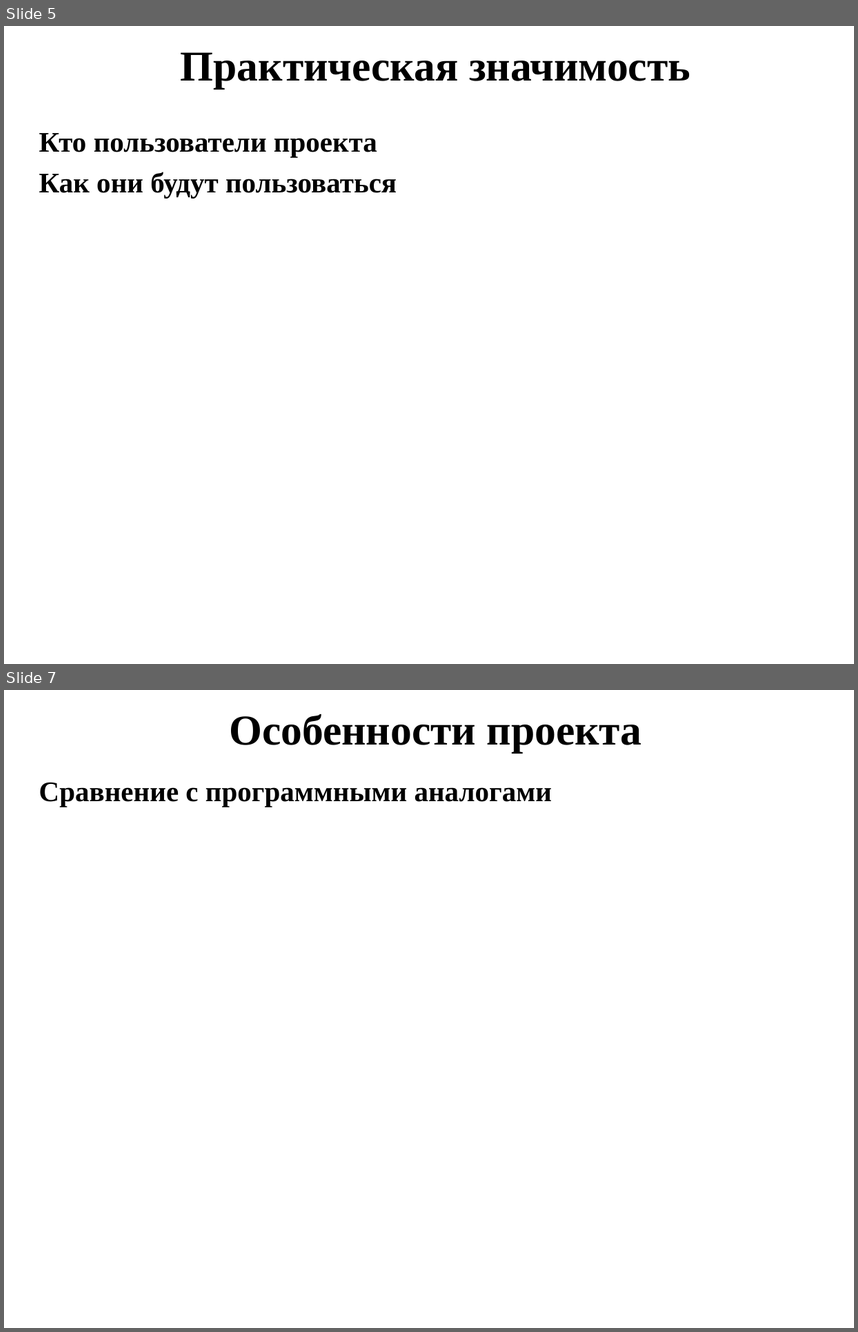
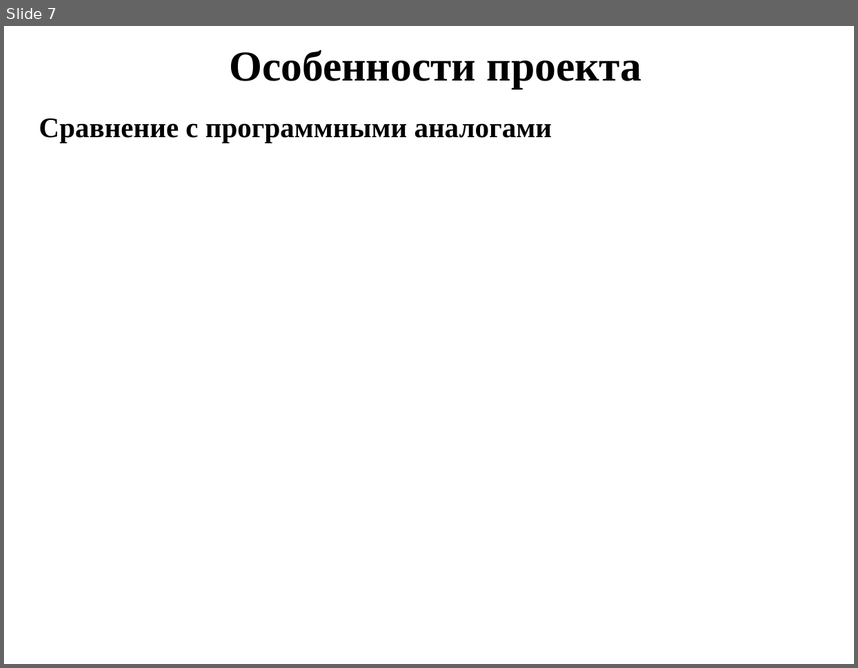
Before and after one commit to AntonSidorov1/DiplomProject, a slide deck: сидоров антон дмитриевич, Группа 493 - Презентация.pptx. Shown one above the other, each under a label of ours: slides 5 and 7 before the commit, slide 7 after it; the slides between them are not shown. The pictures are 858x1332 and 858x668 pixels, drawn with LibreOffice and Linux fonts; fonts in the diff are those of the drawing; background and template pictures are left out. Boxes give left, top, right and bottom in pixels: in the first picture for what was removed or moved away, otherwise in the second. Text is boxed around its words. In the diff, an @@ line names an element or a change of style, - is before the commit and + after.

```diff
--- a/сидоров антон дмитриевич, Группа 493 - Презентация.pptx
+++ b/сидоров антон дмитриевич, Группа 493 - Презентация.pptx
@@ slide 5 removed at (x1=4, y1=26, x2=854, y2=664), background picture (left out) @@
@@ text removed at (x1=181, y1=52, x2=691, y2=89) @@
-Практическая значимость
@@ text removed at (x1=39, y1=133, x2=397, y2=198) @@
-Кто пользователи проекта
-Как они будут пользоваться
```
Also in this commit, not shown: 4 slides changed, 3 slides added, 2 other slides removed.
